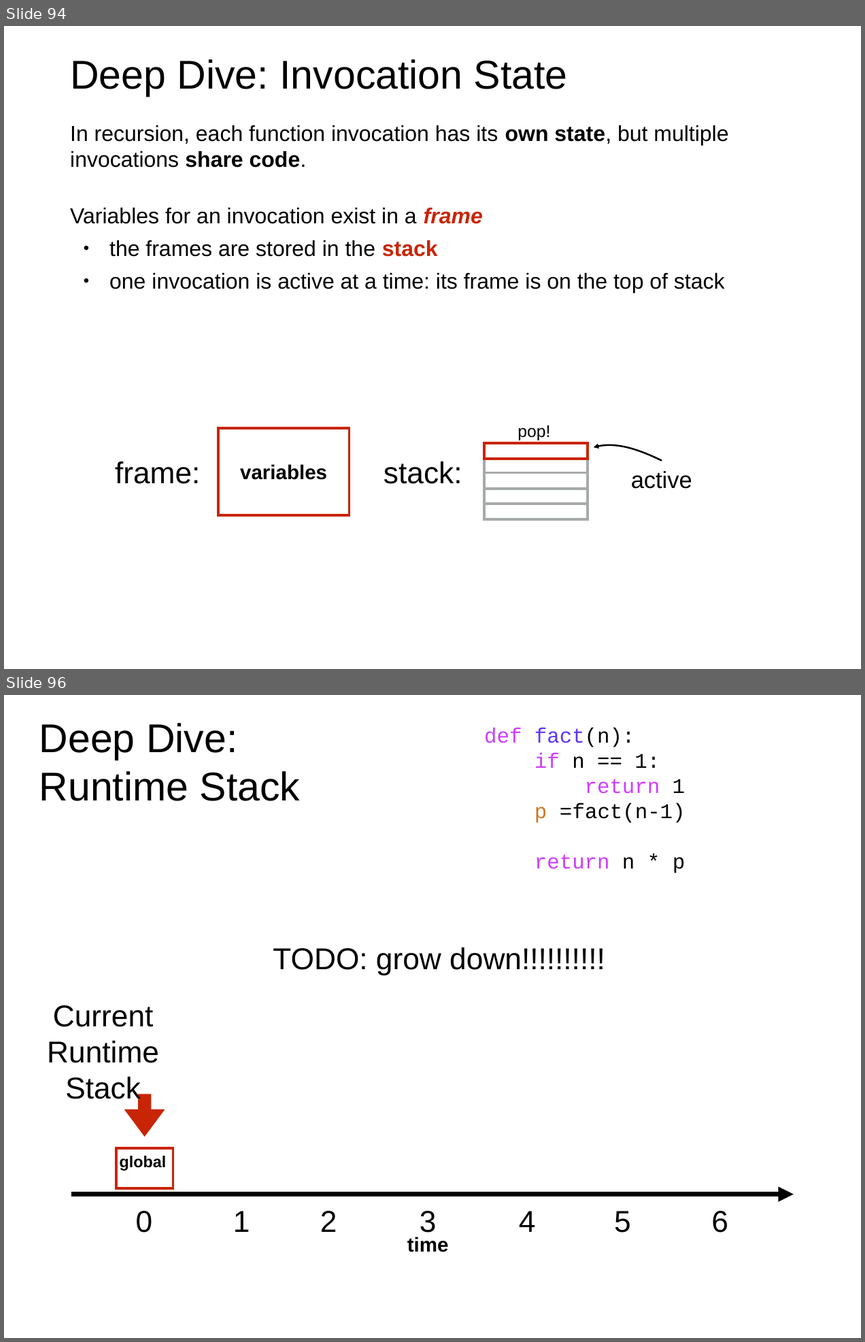
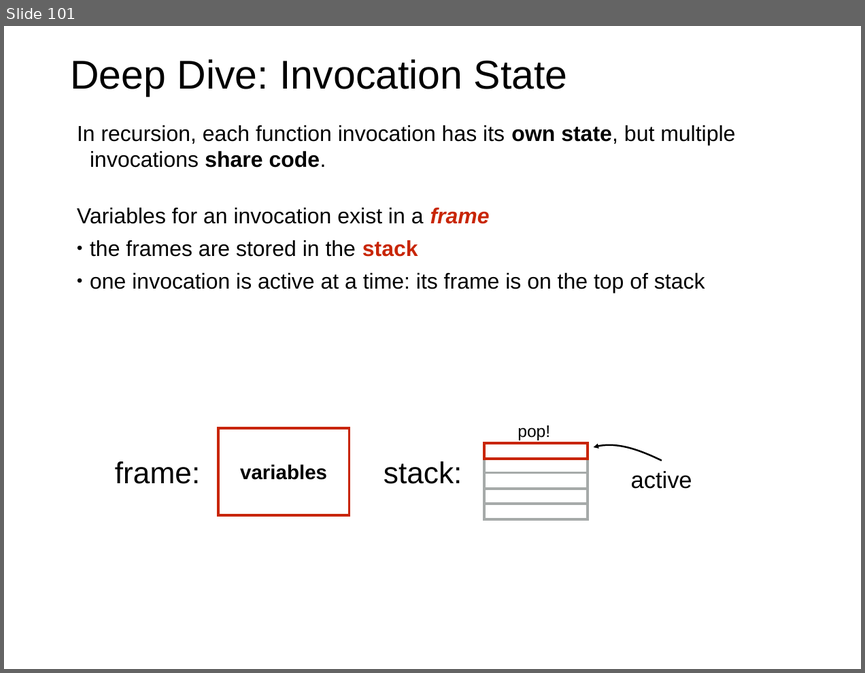
Before and after one commit to rogersjeffreyl/caraza-harter-com, a slide deck: tyler/meena/cs220/s20/materials/lec_23_S20.pptx. Shown one above the other, each under a label of ours: slides 94 and 96 before the commit, slide 101 after it; the slides between them are not shown. The pictures are 865x1342 and 865x673 pixels, drawn with LibreOffice and Linux fonts; fonts in the diff are those of the drawing. Boxes give left, top, right and bottom in pixels: in the first picture for what was removed or moved away, otherwise in the second. Text is boxed around its words. In the diff, an @@ line names an element or a change of style, - is before the commit and + after.

Commit message:
CS 220 Lecture 23 Recursion

```diff
--- a/tyler/meena/cs220/s20/materials/lec_23_S20.pptx
+++ b/tyler/meena/cs220/s20/materials/lec_23_S20.pptx
@@ slide 96 removed at (4, 695, 861, 1338), background #FFFFFF @@
@@ title removed at (39, 723, 300, 801) @@
-Deep Dive:
-Runtime Stack
@@ text removed at (484, 728, 685, 873) @@
-def fact(n):
-if n == 1:
-return 1
-p = fact(n-1)
-return n * p
@@ text removed at (273, 947, 605, 975) @@
-TODO: grow down!!!!!!!!!!
@@ text removed at (47, 1005, 159, 1104) @@
-Current
-Runtime Stack
@@ right arrow removed at (124, 1093, 165, 1136) @@
@@ rectangle removed at (116, 1147, 173, 1188) @@
-global
@@ arrow removed from (71, 1194) to (793, 1194) @@
@@ text removed at (136, 1210, 153, 1232) @@
-0
@@ text removed at (233, 1210, 250, 1232) @@
-1
@@ text removed at (320, 1210, 337, 1232) @@
-2
@@ text removed at (419, 1210, 436, 1232) @@
-3
@@ text removed at (519, 1210, 536, 1232) @@
-4
@@ text removed at (614, 1210, 631, 1232) @@
-5
@@ text removed at (711, 1210, 728, 1232) @@
-6
@@ text removed at (407, 1236, 449, 1252) @@
-time
@@ what was slide 94 is now slide 101 @@
@@ slide 101 changed as well @@
@@ text "In recursion, each function invocation ..." at (77, 125, 735, 293): indent changed @@
```
Also in this commit, not shown: 99 other slides changed, 9 slides added, 4 other slides removed, 1 other file.
